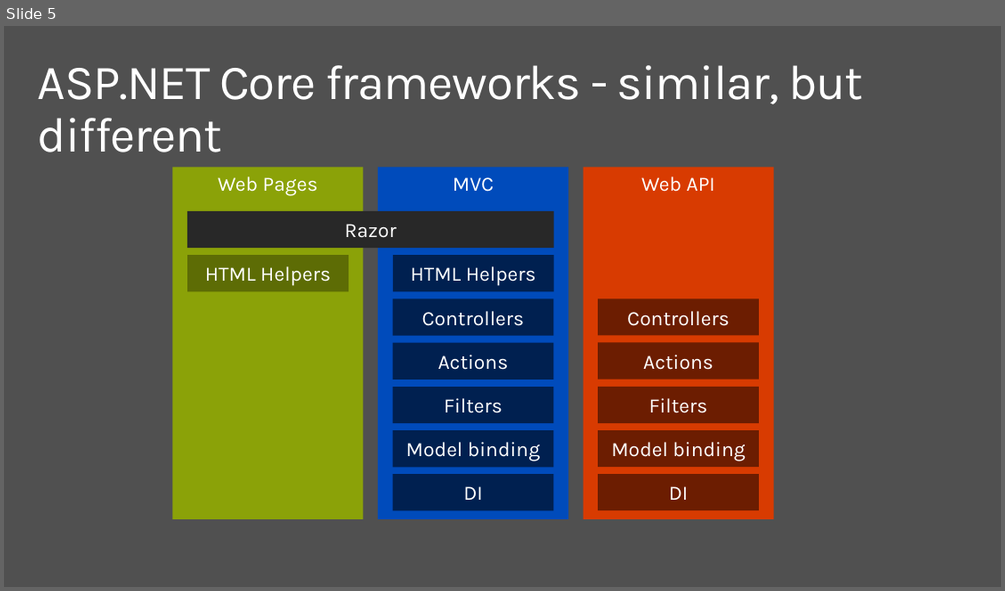
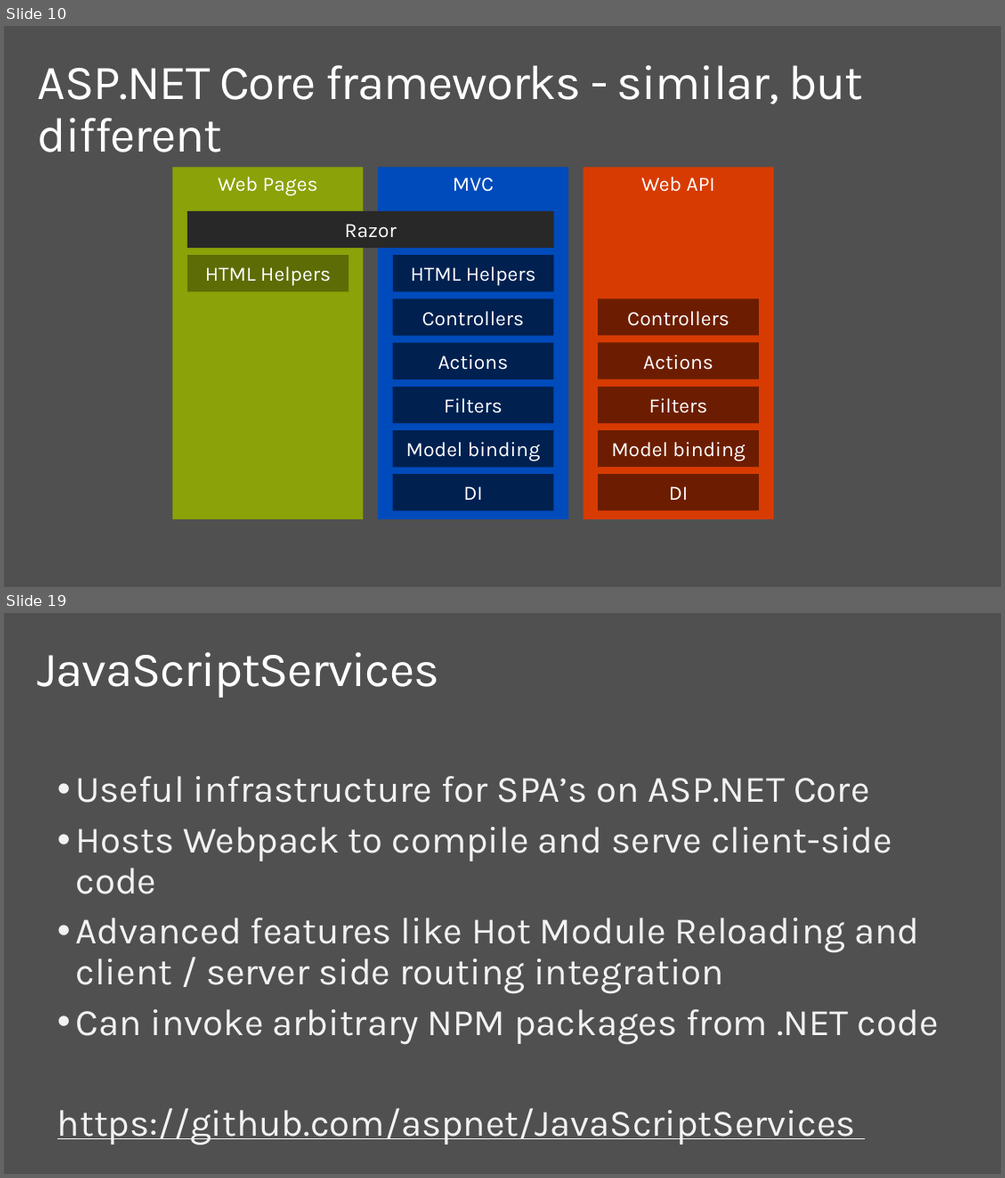
Before and after one commit to dotnet-presentations/dotnetcore-workshop, a slide deck: 2-Web-Dev/netcore-workshop-webdev.pptx. Shown one above the other, each under a label of ours: slide 5 before the commit, slides 10 and 19 after it; the slides between them are not shown. The pictures are 1005x591 and 1005x1178 pixels, drawn with LibreOffice and Linux fonts; fonts in the diff are those of the drawing; background and template pictures are left out. Boxes give left, top, right and bottom in pixels: in the first picture for what was removed or moved away, otherwise in the second. Text is boxed around its words. In the diff, an @@ line names an element or a change of style, - is before the commit and + after.

```diff
--- a/2-Web-Dev/netcore-workshop-webdev.pptx
+++ b/2-Web-Dev/netcore-workshop-webdev.pptx
@@ slide 19 added at (4,613,1001,1174), background #505050 @@
@@ title added at (38,652,439,698), 48 pt, text #FFFFFF @@
+JavaScriptServices
@@ text added at (57,776,938,1145), 36.7 pt, text #F2F2F2 @@
+• Useful infrastructure for SPA’s on ASP.NET Core
+• Hosts Webpack to compile and serve client-side code
+• Advanced features like Hot Module Reloading and client / server side routing integration
+• Can invoke arbitrary NPM packages from .NET code
+https://github.com/aspnet/JavaScriptServices
@@ what was slide 5 is now slide 10 @@
```
Also in this commit, not shown: 1 slide changed, 16 other slides added.
